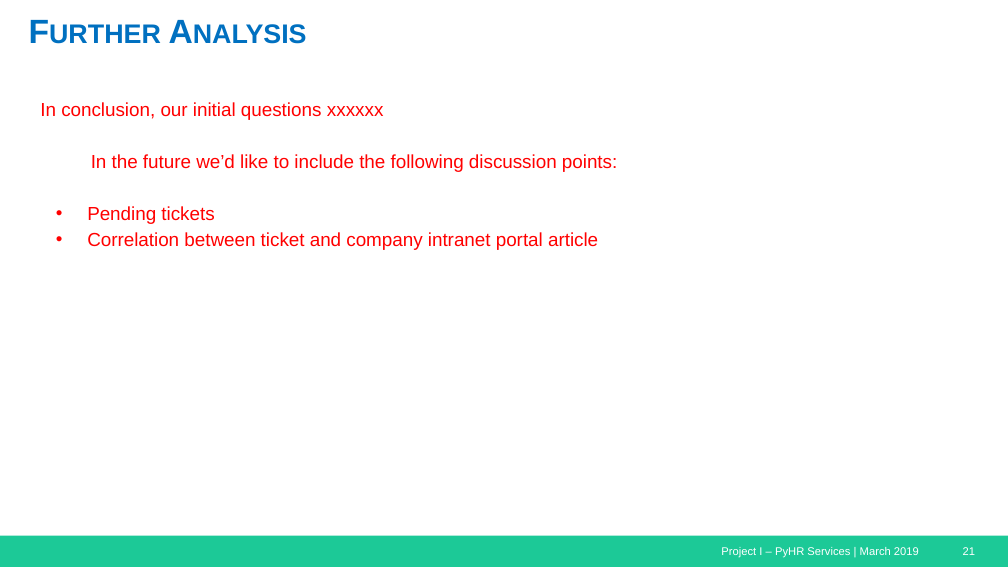
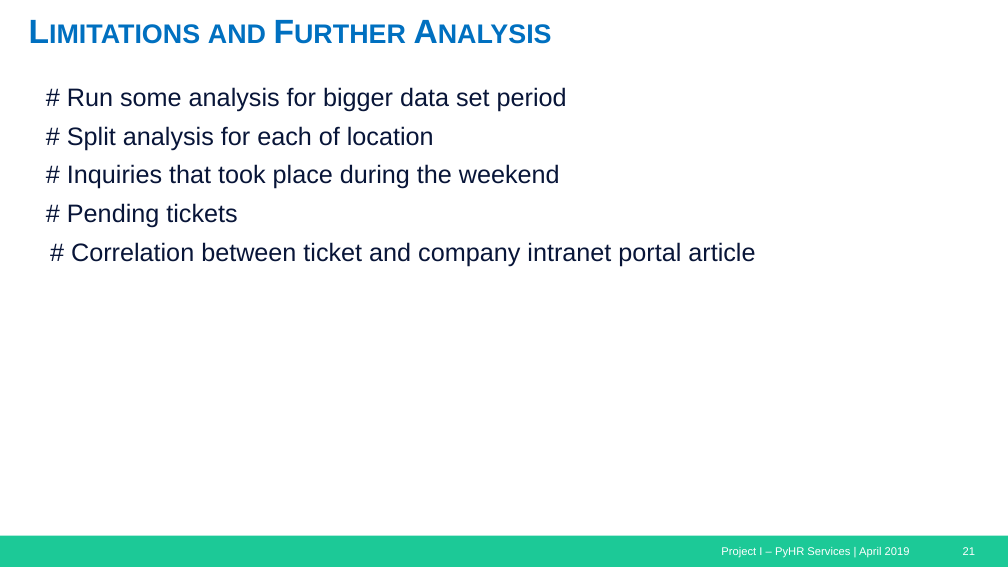
Before and after one commit to jvbonini/Project-I, a slide deck: slide 21 of Presentation/HRServices_Presentation_Master.pptx. Drawn at 1008x567 pixels with LibreOffice and Linux fonts; fonts in the diff are those of the drawing. Boxes give left, top, right and bottom in pixels: in the first picture for what was removed or moved away, otherwise in the second. Text is boxed around its words. In the diff, an @@ line names an element or a change of style, - is before the commit and + after.

```diff
--- a/Presentation/HRServices_Presentation_Master.pptx
+++ b/Presentation/HRServices_Presentation_Master.pptx
@@ title at bbox=[208, 24, 266, 43]: text changed @@
-Further Analysis
+Limitations and Further Analysis
@@ text added at bbox=[67, 87, 755, 266], 18 pt, text #081538 @@
+  # Run some analysis for bigger data set period
+  # Split analysis for each of location
+  # Inquiries that took place during the weekend
+  # Pending tickets
+# Correlation between ticket and company intranet portal article
@@ text removed at bbox=[40, 102, 617, 250] @@
-In conclusion, our initial questions xxxxxx
-In the future we’d like to include the following discussion points:
-• Pending tickets
-• Correlation between ticket and company intranet portal article
@@ text at bbox=[721, 547, 910, 558]: text changed @@
-Project I – PyHR Services | March 2019
+Project I – PyHR Services | April 2019
```
Also in this commit, not shown: 14 other slides changed, 6 slides added, 5 slides removed, 2 other files.
